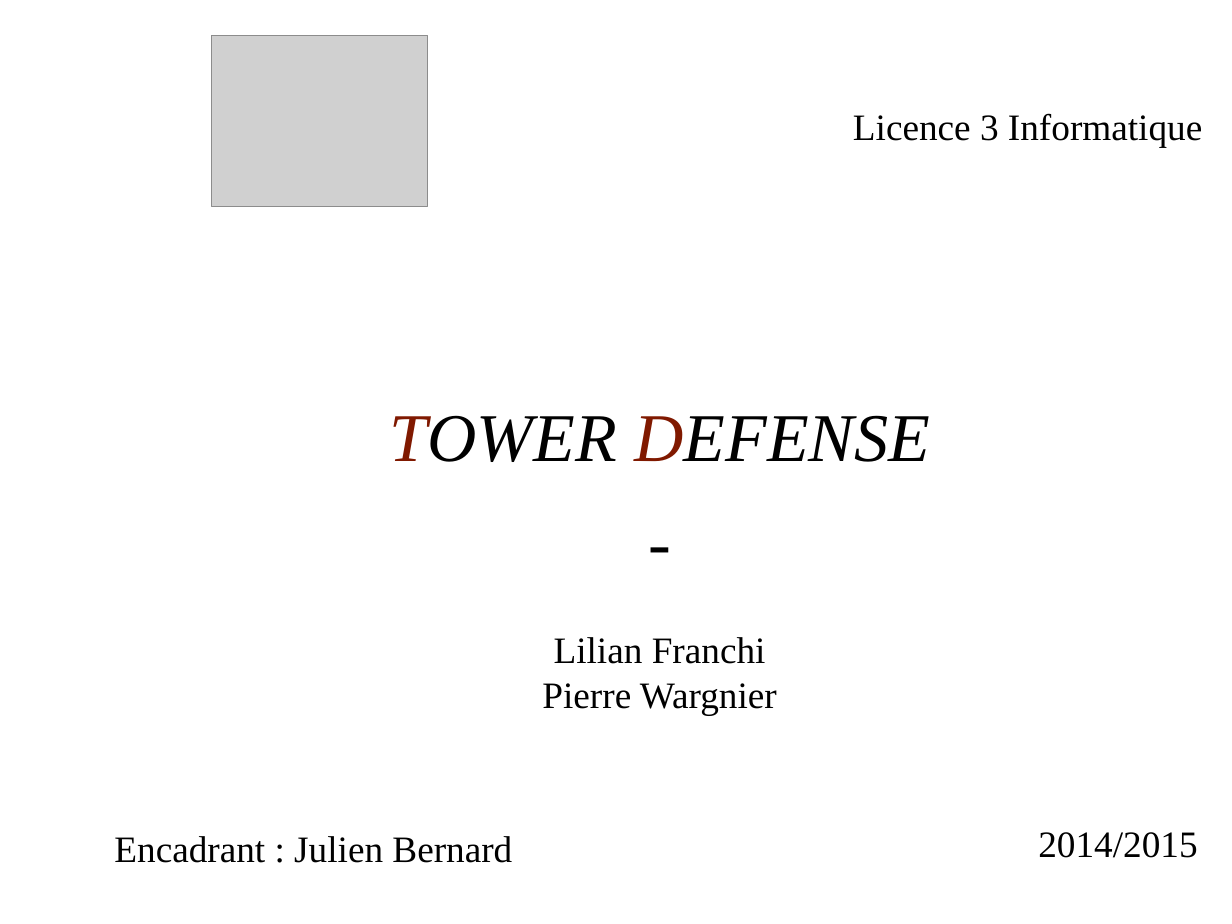
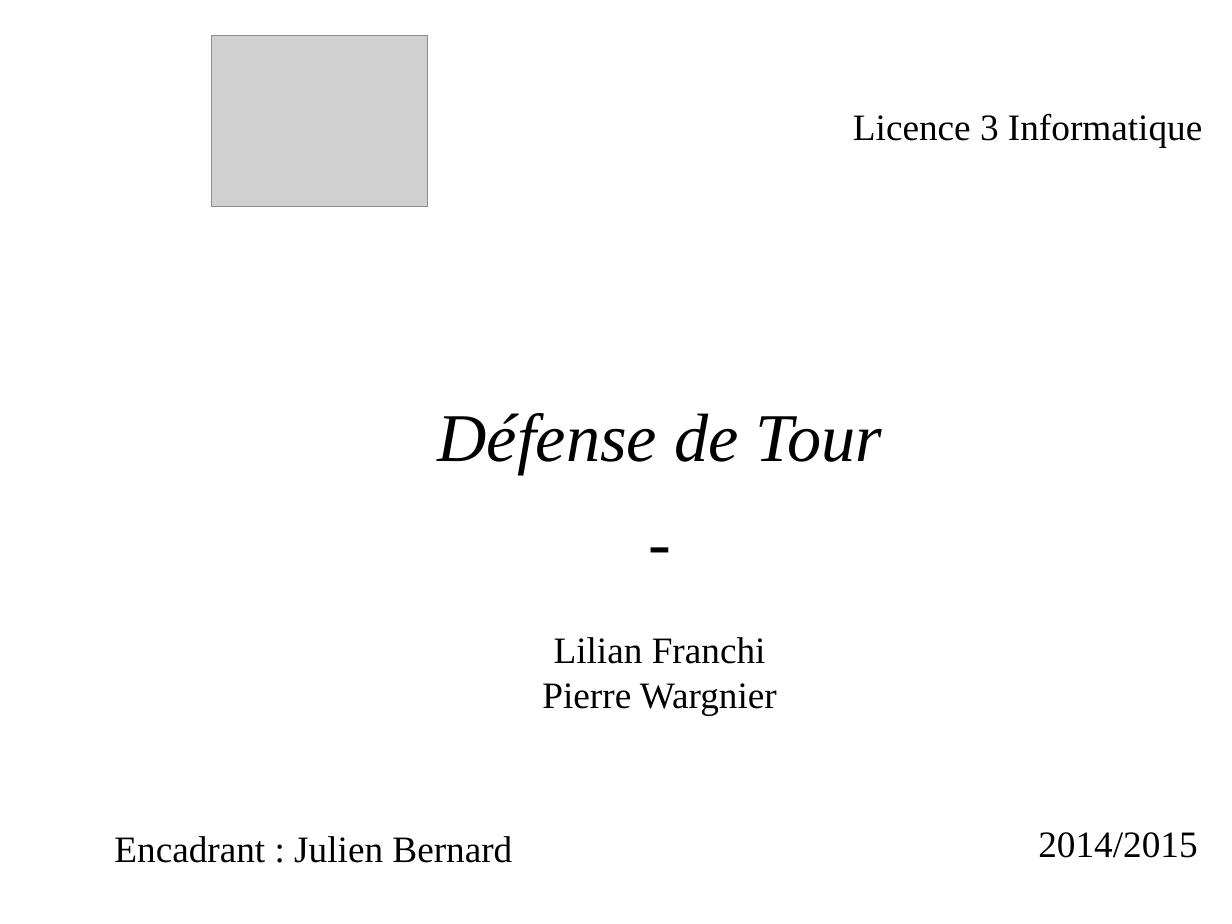
Before and after one commit to Mialus/towerDefense, a slide deck: slide 1 of Orale.odp. Drawn at 1232x924 pixels with LibreOffice and Linux fonts; fonts in the diff are those of the drawing; grey boxes stand for pictures; background and template pictures are left out. Boxes give left, top, right and bottom in pixels: in the first picture for what was removed or moved away, otherwise in the second. Text is boxed around its words. In the diff, an @@ line names an element or a change of style, - is before the commit and + after.

```diff
--- a/Orale.odp
+++ b/Orale.odp
@@ title at (437, 413, 883, 474): text changed @@
-TOWER DEFENSE
+Défense de Tour
```
Also in this commit, not shown: 5 other slides changed, 8 slides added, 5 slides removed, 1 other file.
